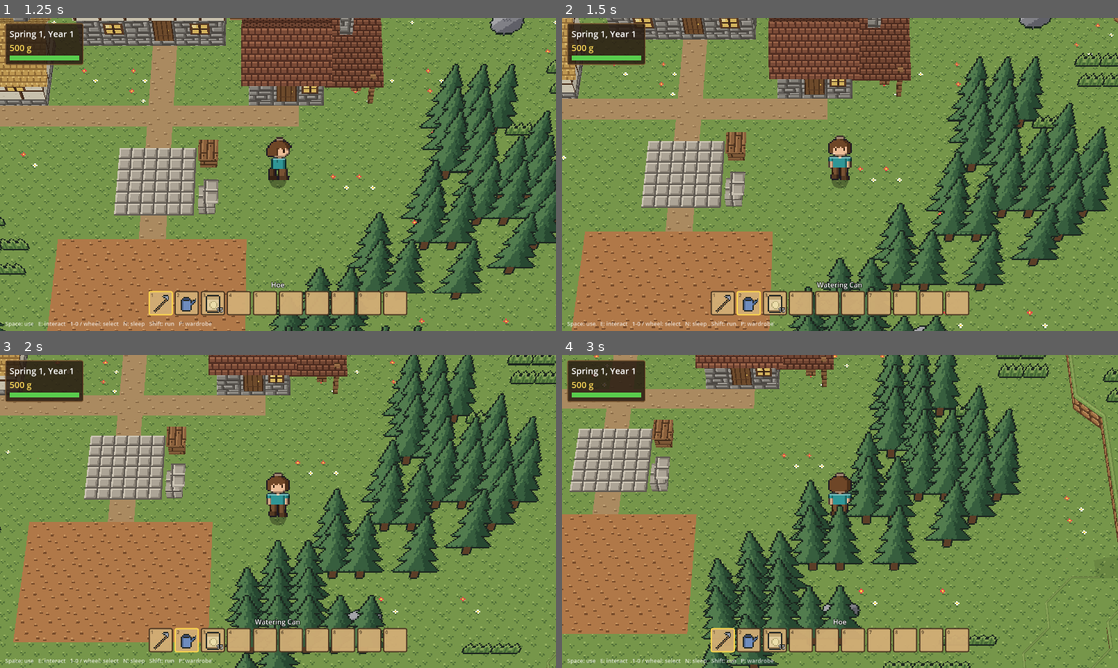
Above: before the commit, frames 1-4 (two rows, left to right).
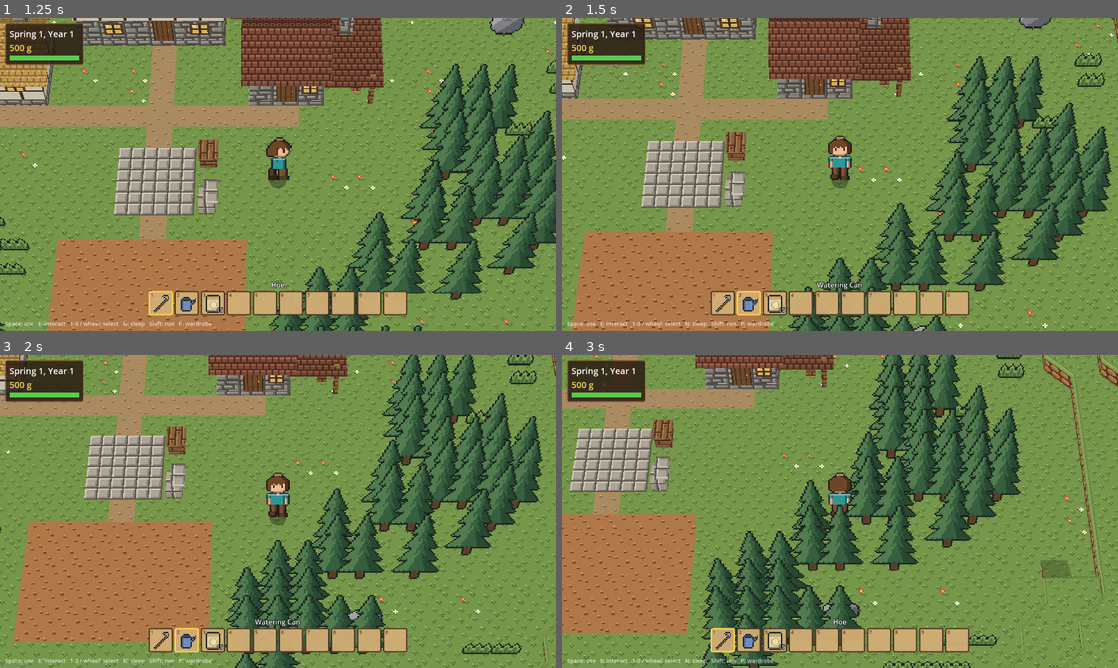
Above: after the commit, the same moments.

Repository: grimechristopher/procedural-game
Game: Godot game, scene res://scenes/main.tscn
Two runs of this game, one before a commit and one after it. Both use one fixed random seed, a clock stepped at 60 frames per second and the inputs below.
Inputs (mouse positions are in pixels of both pictures, inside the frame that each line leads up to):
- Up to frame 1 (1.25 s): tap Enter (ui_accept) at 0.5, 0.77 s; move the mouse to (400, 158) at 0.52 s; hold D (move_right) from 0.53 s (still down); hold Shift (run) from 0.53 s (still down); click (400, 158) at 0.67 s
- Up to frame 2 (1.5 s): move the mouse to (728, 190) at 1.27 s; release D (move_right) at 1.28 s; release Shift (run) at 1.28 s; hold S (move_down) from 1.28 s (still down); tap Mouse wheel down (hotbar_next) at 1.35 s
- Up to frame 3 (2 s): keep holding S (move_down); tap Enter (ui_accept) at 1.52 s; tap Shift (run) at 1.55 s
- Up to frame 4 (3 s): move the mouse to (895, 442) at 2.02 s; release S (move_down) at 2.03 s; hold D (move_right) 2.03-2.78 s; hold Mouse wheel up (hotbar_prev) 2.03-2.78 s; tap Shift (run) at 2.3 s; move the mouse to (812, 574) at 2.77 s; hold W (move_up) from 2.78 s (still down); tap E (interact) at 2.85 s; click (812, 574) at 2.92 s

Frame 1 is identical in both runs. In frame 2, 0.1% of the frame differs, in the area x 96-100%, y 0-22%; in frame 3, 0.2%; in frame 4, 2.6%, in the area x 80-100%, y 0-100%.

Commit message:
More terraces and stacked walls; ramp corridors up tall walls
Hills are taller, so hillsides climb through several terraces. Where the
noise asks for stacked cliffs, height is rounded to whole stacks, giving
tall walls with wide shelves between. The connectivity pass climbs walls
over a block high by cutting a corridor of ramps back into the plateau.

Co-Authored-By: Claude Opus 5.5 <noreply@anthropic.com>
Claude-Session: https://claude.ai/code/session_01QBAyNdiLYtBbpQzeaWaTYf

Diff:
--- a/scripts/terrain.gd
+++ b/scripts/terrain.gd
@@ -35,7 +35,7 @@
 
 ## Continuous elevation in blocks; below 0 is water.
 func elevation(x: float, z: float) -> float:
-	var hills := _hills.get_noise_2d(x, z) * 2.6 + 1.3
+	var hills := _hills.get_noise_2d(x, z) * 3.6 + 1.8
 	return hills + mountains(x, z)
 
 
--- a/scripts/world.gd
+++ b/scripts/world.gd
@@ -230,8 +230,11 @@
 			var d := Vector2(x, z).distance_to(Vector2(spawn_cell))
 			e = lerpf(0.25, e, smoothstep(SETTLEMENT_RADIUS, SETTLEMENT_RADIUS + SETTLEMENT_BLEND, d))
 			if terrain.is_cliffy(x, z):
-				_max_drop[i] = 2 * terrain.cliff_tiers(x, z)
-				heights[i] = -1 if e < 0.0 else 2 * mini(floori(e), MAX_HEIGHT)
+				# Rounded to whole stacks of cliffs, so where they stack the
+				# ground rises in tall walls with wide shelves between.
+				var tiers := terrain.cliff_tiers(x, z)
+				_max_drop[i] = 2 * tiers
+				heights[i] = -1 if e < 0.0 else 2 * mini(floori(e / tiers) * tiers, MAX_HEIGHT)
 			else:
 				_max_drop[i] = 1
 				heights[i] = -1 if e < 0.0 else mini(floori(e * 2.0), MAX_HEIGHT * 2)
@@ -628,6 +631,11 @@
 				set_slope(low, piece[1], piece[0], dir)
 				surface[low.y * map_size.x + low.x] = _top_surface(low)
 				return true
+		elif reached[ri] and absi(hu - hr) > 2:
+			var low := u if hu < hr else r
+			var dir := d if hu < hr else -d
+			if _cut_ramps(low, dir, heights, reserved, surface):
+				return true
 		elif not reached[ri] and hr == hu and surface[ri].is_empty() and not reserved.has(r):
 			# r is blocked; clear it if reachable ground at our level lies beyond.
 			var prop_at := Vector3i(r.x, (hr + 1) / 2, r.y)
@@ -640,6 +648,47 @@
 					surface[ri] = _top_surface(r)
 					return true
 	return false
+
+
+## Climbs a wall of stacked cliffs from low toward dir by cutting a
+## corridor into the plateau: one ramp per block, each cut cell a block
+## lower than the next, so the way up runs back into the cliff like a path
+## cut into its side.
+func _cut_ramps(low: Vector2i, dir: Vector2i, heights: PackedInt32Array, reserved: Dictionary,
+		surface: Array) -> bool:
+	var h := _height_at(heights, low)
+	var top := _height_at(heights, low + dir)
+	var blocks := (top - h) / 2
+	if h < 0 or h % 2 == 1 or (top - h) % 2 == 1 or blocks < 2 or _height_at(heights, low - dir) != h:
+		return false
+	if reserved.has(low) or get_cell_item(Vector3i(low.x, h / 2, low.y)) != INVALID_CELL_ITEM:
+		return false
+	if h == 0 and ground_tile(low) != Tile.GROUND and ground_tile(low) != Tile.FLOWERS:
+		return false
+	# The corridor and its landing must be plain plateau.
+	for i in range(1, blocks + 1):
+		var c := low + dir * i
+		if reserved.has(c) or _height_at(heights, c) != top \
+				or get_cell_item(Vector3i(c.x, top / 2 - 1, c.y)) not in [Tile.FULL, Tile.ROCK]:
+			return false
+	for i in range(1, blocks):
+		var c := low + dir * i
+		for layer in range(0, TOP_LAYER + 1):
+			set_cell_item(Vector3i(c.x, layer, c.y), INVALID_CELL_ITEM)
+		_stack_column(c, h + 2 * i)
+		heights[c.y * map_size.x + c.x] = h + 2 * i
+	for i in range(0, blocks):
+		var c := low + dir * i
+		set_slope(c, h / 2 + i, Tile.HILL_RAMP, dir)
+	for i in range(-1, blocks + 1):
+		for side in [Vector2i(dir.y, dir.x), Vector2i(-dir.y, -dir.x), Vector2i.ZERO]:
+			var n: Vector2i = low + dir * i + side
+			if _height_at(heights, n) < 0:
+				continue
+			if side != Vector2i.ZERO:
+				_unshape(n, heights)
+			surface[n.y * map_size.x + n.x] = _top_surface(n)
+	return true
 
 
 ## Lays out a field of farmland just south of the spawn plaza, with the
